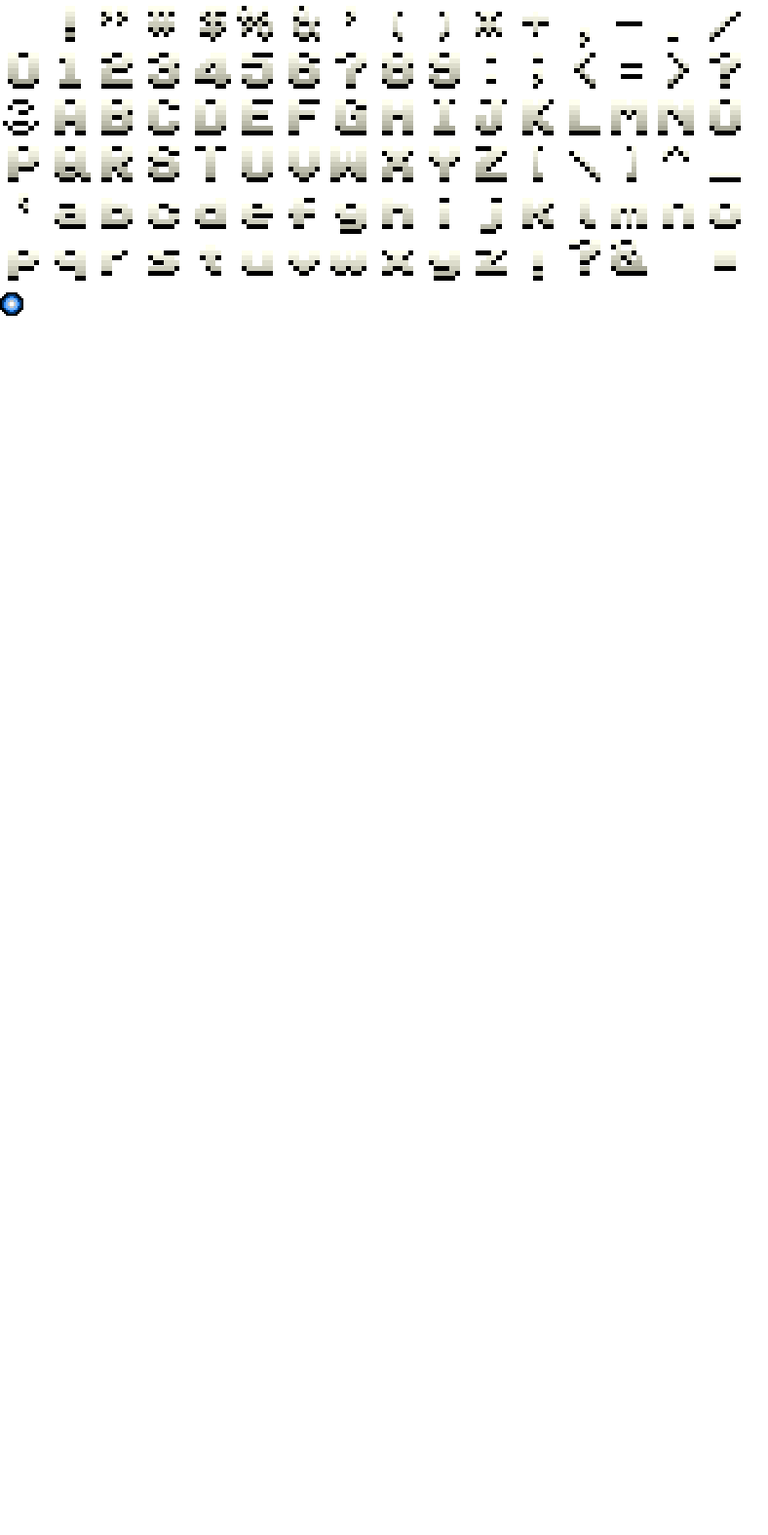
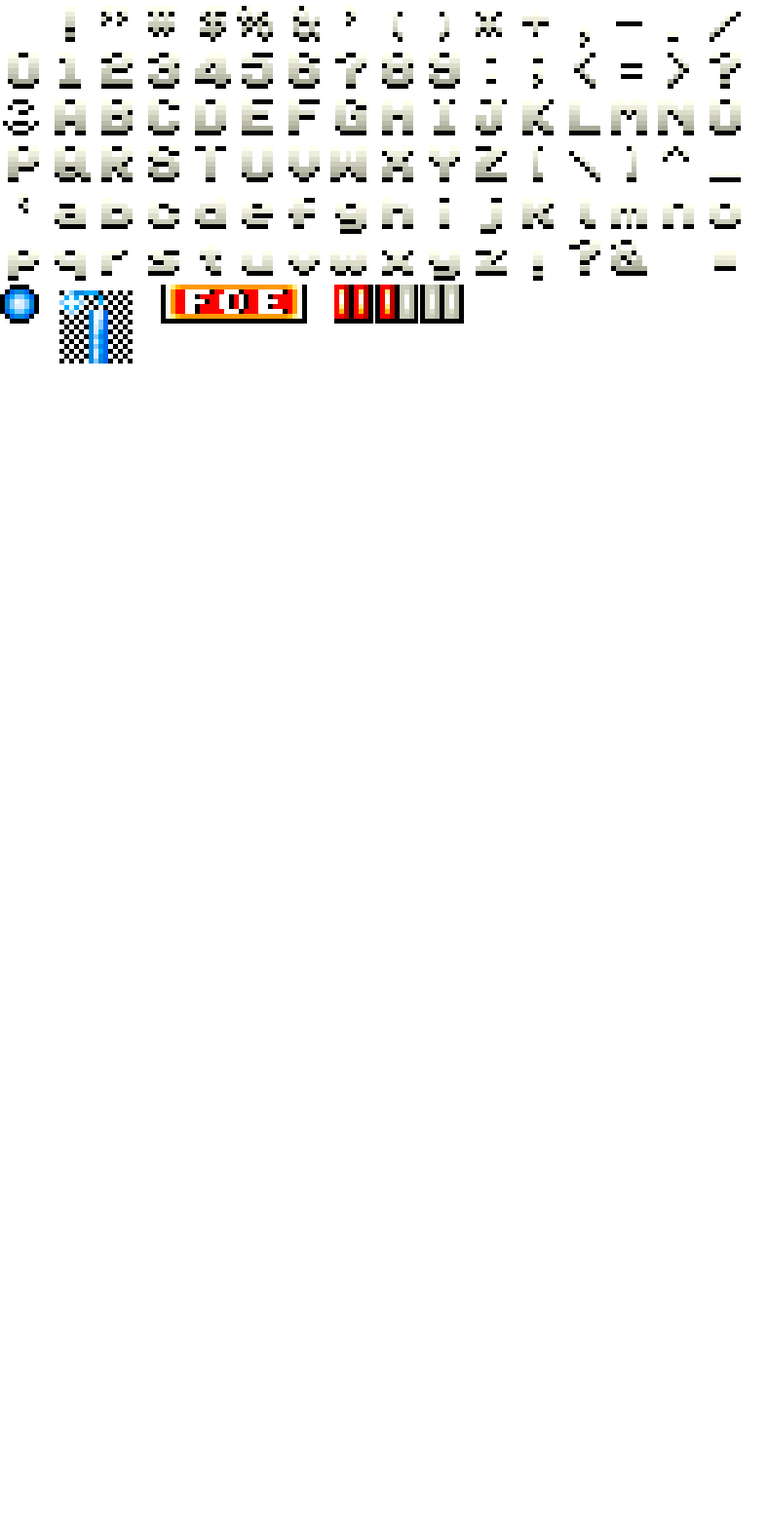
Layered file, before and after one edit (768 × 1535). Changes by layer:
renamed "Layer 5" to "Layer 8", painted on it over 0, 284, 465, 364
